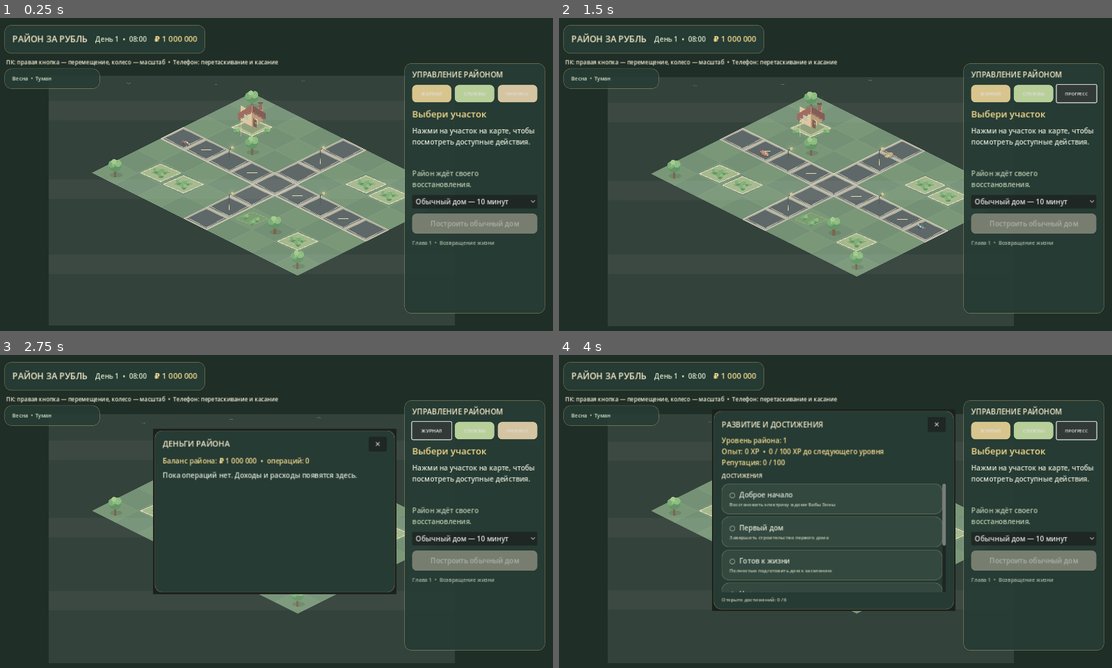
Above: before the commit, frames 1-4 (two rows, left to right).
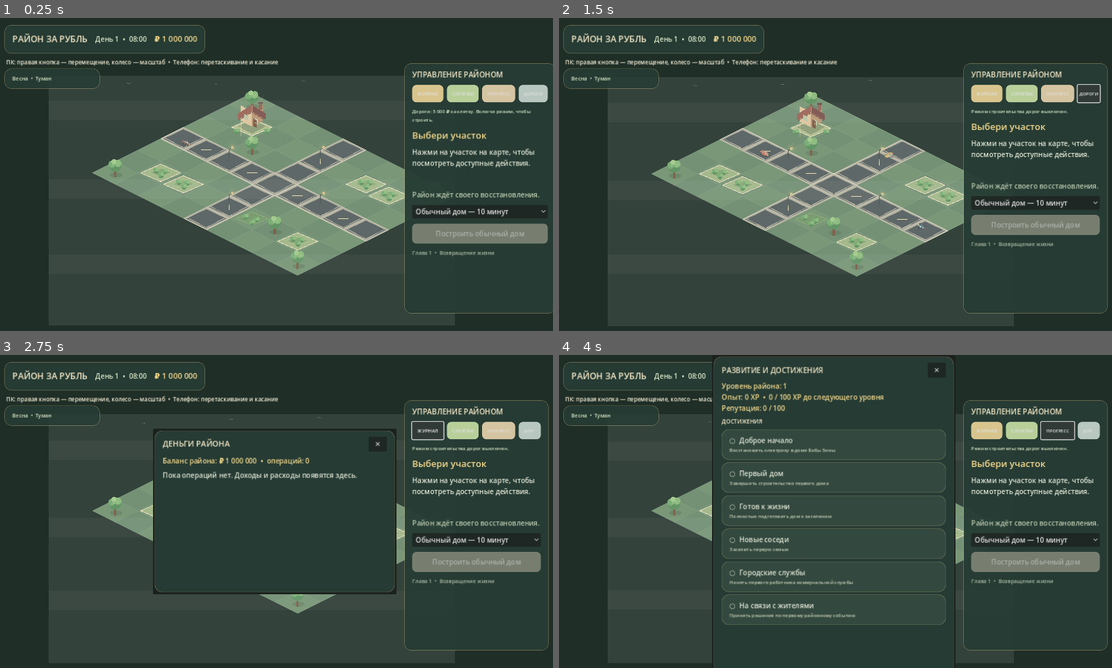
Above: after the commit, the same moments.

Repository: wellbi-creator/rayon-za-rubl
Game: Godot game, scene res://scenes/main.tscn
Two runs of this game, one before a commit and one after it. Both use one fixed random seed, a clock stepped at 60 frames per second and the inputs below.
Inputs (mouse positions are in pixels of both pictures, inside the frame that each line leads up to):
- Up to frame 1 (0.25 s): no input
- Up to frame 2 (1.5 s): click (1089, 93) at 0.5 s, where only the run after the commit has a clickable "ДОРОГИ"; click (1089, 93) at 1.25 s, where only the run after the commit has a clickable "ЗАКРЫТЬ"
- Up to frame 3 (2.75 s): click "ЖУРНАЛ" at 2 s
- Up to frame 4 (4 s): click "СЛУЖБЫ" at 2.75 s; click "ПРОГРЕСС" at 3.5 s

The runs differ from the first frame. In frame 1, 4.8% of the frame differs, in the area x 74-100%, y 14-95%; in frame 2, 3.0%; in frame 3, 3.0%; in frame 4, 9.5%, in the area x 27-100%, y 0-100%.

Commit message:
M5.2: add visual road construction tool (#69)
* M5.2: expose road placement validation

* M5.2: add road placement preview and world persistence

* M5.2: connect road construction tool to economy and UI

* M5.2: record road construction milestone

* M5.2: document road construction tool

* M5.2: validate saved road graph as a complete connected set

Diff:
--- a/scripts/main.gd
+++ b/scripts/main.gd
@@ -15,6 +15,7 @@
 const BUILD_COSTS := {"ordinary": 100000}
 const BABA_REPAIR_COST := 120000
 const BABA_QUEST_REWARD := 150000
+const ROAD_CELL_COST := 5000
 
 var world: DistrictWorld
 var selected_plot_id: int = -1
@@ -74,6 +75,8 @@
 var district_event_choices: VBoxContainer
 var district_event_status_label: Label
 var weather_label: Label
+var road_tool_button: Button
+var road_tool_status_label: Label
 
 func _ready() -> void:
 	economy = EconomyServiceScript.new()
@@ -104,6 +107,7 @@
 	world = DistrictWorldScript.new()
 	add_child(world)
 	world.plot_selected.connect(_on_plot_selected)
+	world.road_cell_requested.connect(_on_road_cell_requested)
 	_create_interface()
 	_create_save_timer()
 	_load_game()
@@ -224,6 +228,21 @@
 	progression_button.add_theme_stylebox_override("normal", _button_style(Color("#d5c4a1")))
 	progression_button.pressed.connect(_on_progression_pressed)
 	management_buttons.add_child(progression_button)
+	road_tool_button = Button.new()
+	road_tool_button.text = "ДОРОГИ"
+	road_tool_button.custom_minimum_size = Vector2(0, 40)
+	road_tool_button.size_flags_horizontal = Control.SIZE_EXPAND_FILL
+	road_tool_button.add_theme_font_size_override("font_size", 10)
+	road_tool_button.add_theme_stylebox_override("normal", _button_style(Color("#b8c7c0")))
+	road_tool_button.pressed.connect(_on_road_tool_pressed)
+	management_buttons.add_child(road_tool_button)
+
+	road_tool_status_label = Label.new()
+	road_tool_status_label.text = "Дороги: 5 000 ₽ за клетку. Включи режим, чтобы строить."
+	road_tool_status_label.autowrap_mode = TextServer.AUTOWRAP_WORD_SMART
+	road_tool_status_label.add_theme_font_size_override("font_size", 11)
+	road_tool_status_label.add_theme_color_override("font_color", Color("#d9e6c8"))
+	content.add_child(road_tool_status_label)
 
 	plot_title = Label.new()
 	plot_title.text = "Выбери участок"
@@ -925,6 +944,29 @@
 	plot_description.text = "Нажми на участок на карте, чтобы посмотреть доступные действия."
 	status_label.text = "Район ждёт своего восстановления."
 	build_button.disabled = true
+
+func _on_road_tool_pressed() -> void:
+	var enabled := not world.road_build_mode
+	world.set_road_build_mode(enabled)
+	road_tool_button.text = "ЗАКРЫТЬ" if enabled else "ДОРОГИ"
+	road_tool_status_label.text = "Режим строительства: нажимай на подсвеченные клетки. Цена — 5 000 ₽ за клетку." if enabled else "Режим строительства дорог выключен."
+
+func _on_road_cell_requested(cell: Vector2i) -> void:
+	if not world.road_build_mode:
+		return
+	if not world.can_build_road_cell(cell):
+		road_tool_status_label.text = "Здесь нельзя построить дорогу: выбери свободную клетку рядом с существующей сетью."
+		return
+	if not economy.try_spend(ROAD_CELL_COST, "Прокладка дороги"):
+		road_tool_status_label.text = "Недостаточно средств. Нужно %s ₽." % _format_money(ROAD_CELL_COST)
+		return
+	if not world.add_road_cell(cell):
+		economy.add_money(ROAD_CELL_COST, "Возврат за отменённую прокладку дороги")
+		road_tool_status_label.text = "Не удалось добавить дорогу. Деньги возвращены."
+		return
+	progression_service.add_progress(5, 0, "Построен участок дорожной сети")
+	road_tool_status_label.text = "Дорога построена! −%s ₽. Можно продолжать." % _format_money(ROAD_CELL_COST)
+	_save_game()
 
 func _on_plot_selected(plot_id: int) -> void:
 	selected_plot_id = plot_id
--- a/scripts/world/isometric_district_world.gd
+++ b/scripts/world/isometric_district_world.gd
@@ -2,6 +2,7 @@
 class_name DistrictWorld
 
 signal plot_selected(plot_id: int)
+signal road_cell_requested(cell: Vector2i)
 
 const Grid = preload("res://scripts/world/isometric_grid.gd")
 const RoadPathNetwork = preload("res://scripts/world/road_path_network.gd")
@@ -25,6 +26,8 @@
 var _demo_transport_entries: Array[Dictionary] = []
 var _traffic_vehicles: Array[Dictionary] = []
 var road_path_network: RoadPathNetwork
+var road_build_mode := false
+var road_preview_cell := Vector2i(-1, -1)
 var baba_home_repaired := false
 var construction_animation_time := 0.0
 var pedestrian_time := 0.0
@@ -290,6 +293,12 @@
 	# Rendering and pathfinding share one source of truth for road cells.
 	for cell in road_path_network.get_road_cells():
 		_draw_road_cell(cell)
+	if road_build_mode and road_preview_cell.x >= 0:
+		var preview_center: Vector2 = Grid.grid_to_world(road_preview_cell, TILE)
+		var preview_valid := can_build_road_cell(road_preview_cell)
+		var preview_color := Color("#8bd39b", 0.38) if preview_valid else Color("#d97870", 0.34)
+		var preview_outline := Color("#c6f0c8") if preview_valid else Color("#ffc0b7")
+		_draw_diamond(preview_center, TILE * Vector2(0.88, 0.76), preview_color, preview_outline, 3.0)
 	# Small lane markers remain aligned with the road's isometric direction.
 	for x in [1, 3, 5, 7]:
 		var p: Vector2 = Grid.grid_to_world(Vector2i(x, 3), TILE)
@@ -707,8 +716,11 @@
 			_zoom_at_screen_position(1.0 / 1.12, event.position)
 		elif event.pressed and event.button_index == MOUSE_BUTTON_LEFT:
 			_select_world_position(get_global_mouse_position())
-	elif event is InputEventMouseMotion and drag_active:
-		camera_target_position -= event.relative / camera.zoom.x
+	elif event is InputEventMouseMotion:
+		if road_build_mode:
+			_update_road_preview(get_global_mouse_position())
+		if drag_active:
+			camera_target_position -= event.relative / camera.zoom.x
 	elif event is InputEventScreenTouch:
 		if event.pressed:
 			touch_active = true
@@ -723,6 +735,8 @@
 			touch_moved = true
 		if touch_moved:
 			camera_target_position -= event.relative / camera.zoom.x
+			if road_build_mode:
+				_update_road_preview(get_viewport().get_canvas_transform().affine_inverse() * event.position)
 	elif event is InputEventMagnifyGesture:
 		_zoom_at_screen_position(event.factor, get_viewport_rect().size * 0.5)
 	elif event is InputEventPanGesture:
@@ -778,6 +792,9 @@
 		return
 	if not Grid.is_inside_cell(world_position - center, TILE):
 		return
+	if road_build_mode:
+		road_cell_requested.emit(cell)
+		return
 	for plot_id in PLOT_CELLS.size():
 		if PLOT_CELLS[plot_id] == cell:
 			selected_plot = plot_id
@@ -823,10 +840,50 @@
 		return []
 	return road_path_network.get_route(start_road_cell, end_road_cell, TILE)
 
+func set_road_build_mode(enabled: bool) -> void:
+	road_build_mode = enabled
+	road_preview_cell = Vector2i(-1, -1)
+	queue_redraw()
+
+func _update_road_preview(world_position: Vector2) -> void:
+	if not road_build_mode:
+		return
+	var cell: Vector2i = Grid.world_to_grid(world_position, TILE)
+	var center: Vector2 = Grid.grid_to_world(cell, TILE)
+	if cell.x < 0 or cell.x >= MAP_WIDTH or cell.y < 0 or cell.y >= MAP_HEIGHT or not Grid.is_inside_cell(world_position - center, TILE):
+		road_preview_cell = Vector2i(-1, -1)
+	else:
+		road_preview_cell = cell
+	queue_redraw()
+
+func can_build_road_cell(cell: Vector2i) -> bool:
+	if road_path_network == null or not road_path_network.can_add_road_cell(cell):
+		return false
+	if PLOT_CELLS.has(cell):
+		return false
+	if cell in [Vector2i(0, 0), Vector2i(8, 0), Vector2i(0, 6), Vector2i(8, 6), Vector2i(2, 2), Vector2i(6, 5), Vector2i(5, 5)]:
+		return false
+	return true
+
+func add_road_cell(cell: Vector2i) -> bool:
+	if not can_build_road_cell(cell):
+		return false
+	var added := road_path_network.add_road_cell(cell)
+	if added:
+		queue_redraw()
+	return added
+
 func get_save_data() -> Dictionary:
-	return {"plot_states": plot_states.duplicate(true), "baba_home_repaired": baba_home_repaired}
+	return {
+		"plot_states": plot_states.duplicate(true),
+		"baba_home_repaired": baba_home_repaired,
+		"road_network": road_path_network.get_save_data()
+	}
 
 func load_save_data(data: Dictionary) -> void:
+	var road_data: Variant = data.get("road_network", {})
+	if road_data is Dictionary and not road_data.is_empty():
+		road_path_network.load_save_data(road_data)
 	var saved_plots: Variant = data.get("plot_states", [])
 	if saved_plots is Array and saved_plots.size() == PLOT_CELLS.size():
 		plot_states.clear()
--- a/scripts/world/road_path_network.gd
+++ b/scripts/world/road_path_network.gd
@@ -30,10 +30,13 @@
 func is_cell_in_bounds(cell: Vector2i) -> bool:
 	return cell.x >= 0 and cell.y >= 0 and cell.x < map_width and cell.y < map_height
 
-func add_road_cell(cell: Vector2i) -> bool:
+func can_add_road_cell(cell: Vector2i) -> bool:
 	if not is_cell_in_bounds(cell) or is_road_cell(cell):
 		return false
-	if not _road_cells.is_empty() and _get_road_neighbor_count(cell) == 0:
+	return _road_cells.is_empty() or _get_road_neighbor_count(cell) > 0
+
+func add_road_cell(cell: Vector2i) -> bool:
+	if not can_add_road_cell(cell):
 		return false
 	_road_cells[cell] = true
 	return true
@@ -102,19 +105,17 @@
 	var saved_cells: Variant = data.get("cells", [])
 	if saved_width != map_width or saved_height != map_height or not saved_cells is Array:
 		return false
-	var previous_cells := _road_cells.duplicate()
-	_road_cells.clear()
+	var candidate_cells: Dictionary = {}
 	for entry in saved_cells:
 		if not entry is Dictionary:
-			_road_cells = previous_cells
 			return false
 		var cell := Vector2i(int(entry.get("x", -1)), int(entry.get("y", -1)))
-		if not add_road_cell(cell):
-			_road_cells = previous_cells
+		if not is_cell_in_bounds(cell) or candidate_cells.has(cell):
 			return false
-	if not _are_all_road_cells_connected(_road_cells):
-		_road_cells = previous_cells
+		candidate_cells[cell] = true
+	if not _are_all_road_cells_connected(candidate_cells):
 		return false
+	_road_cells = candidate_cells
 	return true
 
 func get_route(start_cell: Vector2i, end_cell: Vector2i, tile_size: Vector2 = Vector2(128.0, 64.0)) -> Array[Vector2]:
Not shown, added: docs/M5_2_ROAD_BUILDING_TOOL.md
Not shown, changed: docs/ROADMAP.md
